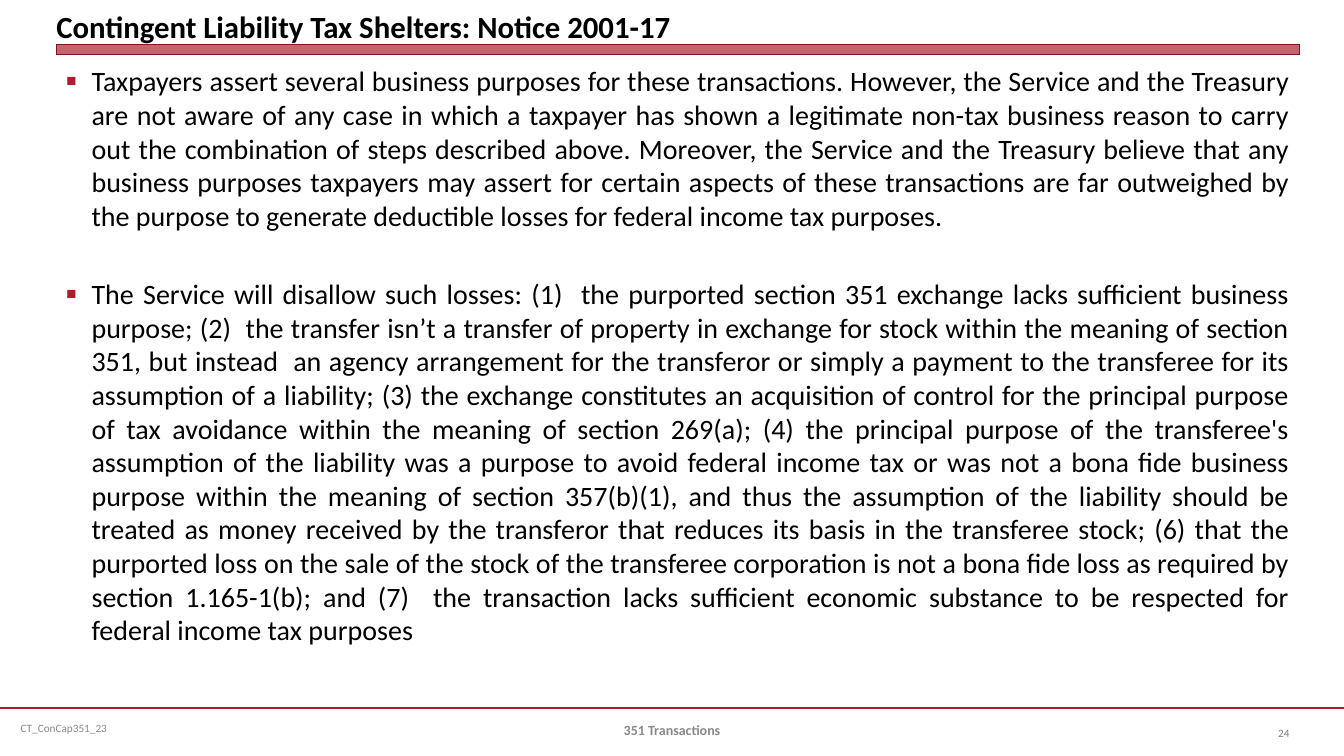
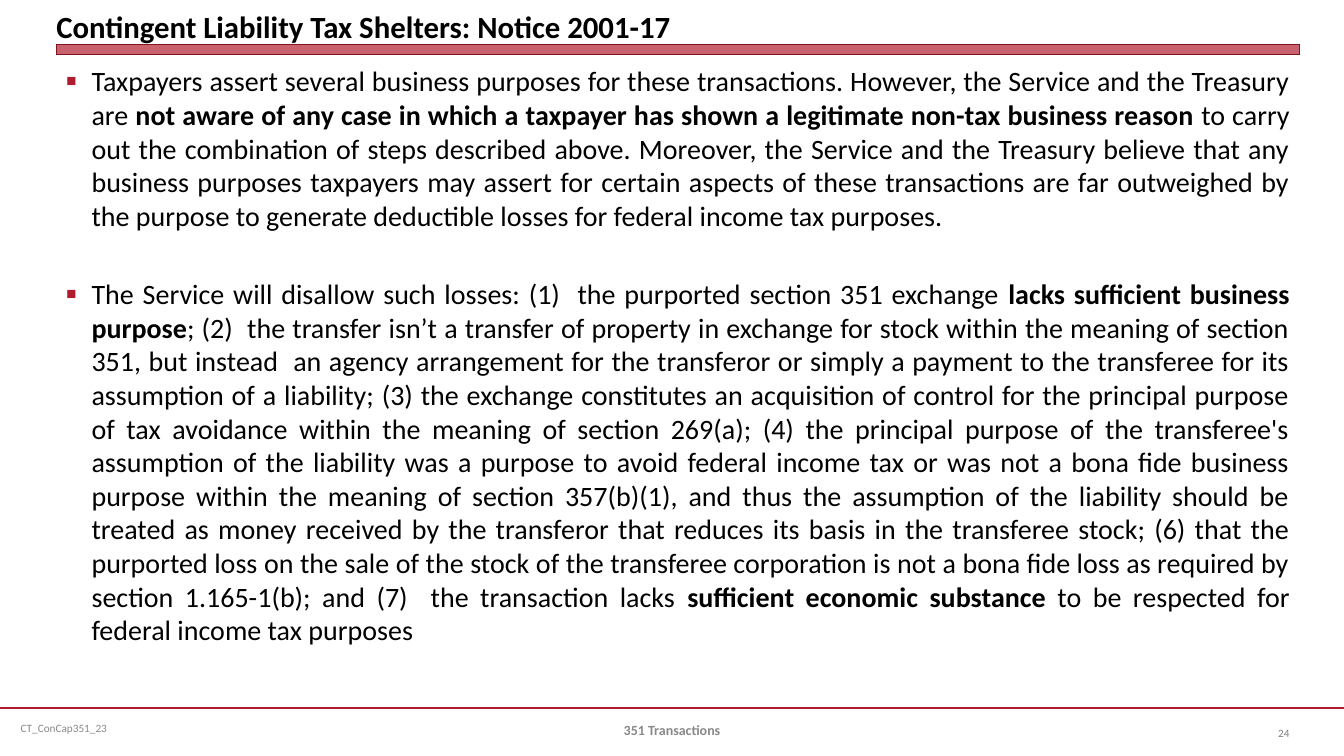
Before and after one commit to jmc877/Corporate-Tax, a slide deck: slide 24 of slides/CT_ConCap351_23.pptx. Drawn at 1344x756 pixels with LibreOffice and Linux fonts; fonts in the diff are those of the drawing. Boxes give left, top, right and bottom in pixels: in the first picture for what was removed or moved away, otherwise in the second. Text is boxed around its words. In the diff, an @@ line names an element or a change of style, - is before the commit and + after.

```diff
--- a/slides/CT_ConCap351_23.pptx
+++ b/slides/CT_ConCap351_23.pptx
@@ text "Taxpayers assert several business purposes ..." at box(92, 71, 1290, 645): bold on in "not aware of any case in which ...", "lacks sufficient business purpose; sufficient economic subst ..." @@
```
Also in this commit, not shown: 6 other slides changed, 1 other file.
